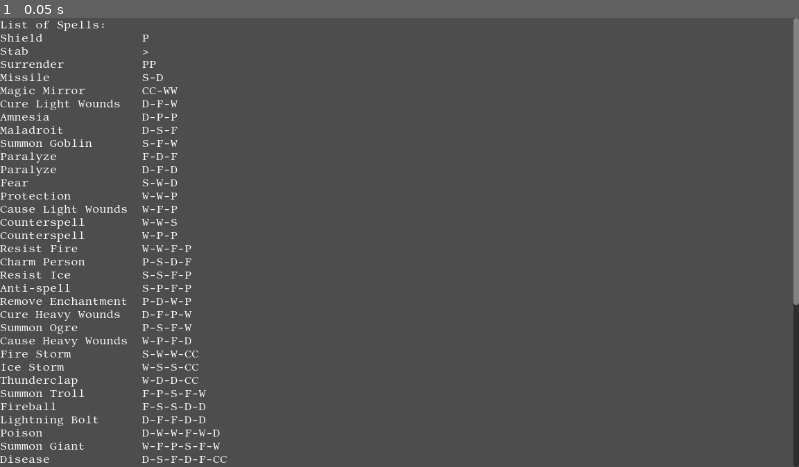
Above: before the commit, frame 1.
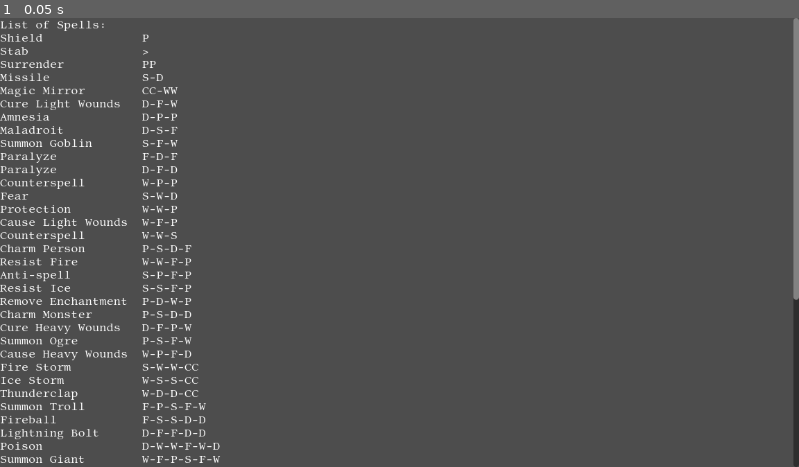
Above: after the commit, the same moment.

Repository: snhumphr/Wizard-Duels
Game: Godot game, scene res://game.tscn
The game is run twice, just before and just after one commit, with the same random seed, the same clock (stepped at 60 frames per second) and the same inputs. This scene is started directly instead of the project's main scene.
Inputs:
- Up to frame 1 (0.05 s): no input

The runs differ from the first frame. In frame 1, 2.3% of the frame differs, in the area x 0-100%, y 35-100%.

Commit message:
Adds charm monster

Diff:
--- a/Game.gd
+++ b/Game.gd
@@ -557,10 +557,15 @@
 						shield = true
 
 				var hexed = false
+				var charmed = false
 				for effect in entity.effects:
 					if effect[0].hex:
 						hexed = true
 						effect[1] = 0
+						if effect[0].charm_monster:
+							entity.summoner_id = effect[0].caster_id
+							var old_name = entity.name.split(" ")
+							entity.name = entityArray[entity.summoner_id].name + "'s " + old_name[old_name.size()-2] + " " + old_name[old_name.size()-1]
 
 				if hexed:
 					turnLogQueue.append(entity.name + " tries to attack " + target_name + ", but " + entity.pronouns[2] + " hex prevents " + entity.pronouns[1])
--- /dev/null
+++ b/resources/effects/charm_monster.tres
@@ -0,0 +1,32 @@
+[gd_resource type="Resource" script_class="Effect" load_steps=2 format=3 uid="uid://ba1f6cui14gnv"]
+
+[ext_resource type="Script" path="res://effect.gd" id="1_nwqno"]
+
+[resource]
+script = ExtResource("1_nwqno")
+name = "Charm Monster"
+caster_id = -1
+is_silent = false
+permanent = false
+stackable = false
+hand = "choose"
+gesture = ""
+shield = false
+counterspell = false
+reflect = false
+fire_res = false
+cold_res = false
+invisibility = false
+surrender = false
+fatal = false
+curable = 0
+hex = true
+dispellable = true
+unstable = false
+anti_spell = false
+charm_person = false
+charm_monster = true
+fear = false
+paralysis = false
+maladroit = false
+amnesia = false
--- /dev/null
+++ b/resources/spells/enchantments/debuffs/charm_monster.tres
@@ -0,0 +1,32 @@
+[gd_resource type="Resource" script_class="Spell" load_steps=2 format=3 uid="uid://uqv2w2jba2ee"]
+
+[ext_resource type="Script" path="res://spells.gd" id="1_mxm5d"]
+
+[resource]
+resource_name = "Shield"
+script = ExtResource("1_mxm5d")
+name = "Charm Monster"
+gestures = PackedStringArray("P", "S", "D", "D")
+id = 0
+is_spell = true
+is_silent = false
+once_per_turn = false
+once_per_wizard = false
+once_per_duel = false
+mandatory = false
+hex = true
+fire_spell = false
+ice_spell = false
+dispellable = true
+counterable = true
+reflectable = true
+targetable = true
+blockable = false
+hostile = true
+requires_target = false
+can_target_corpses = false
+always_targets_self = false
+permanency_valid = true
+effect = 3
+effect_name = "Charm Monster"
+intensity = 1
